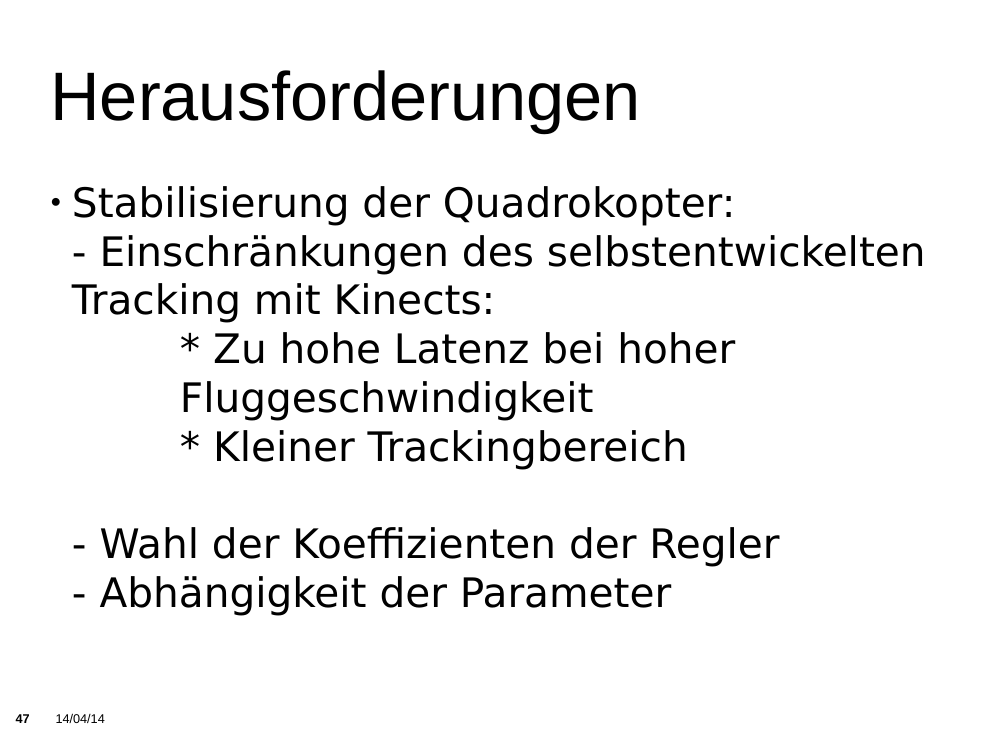
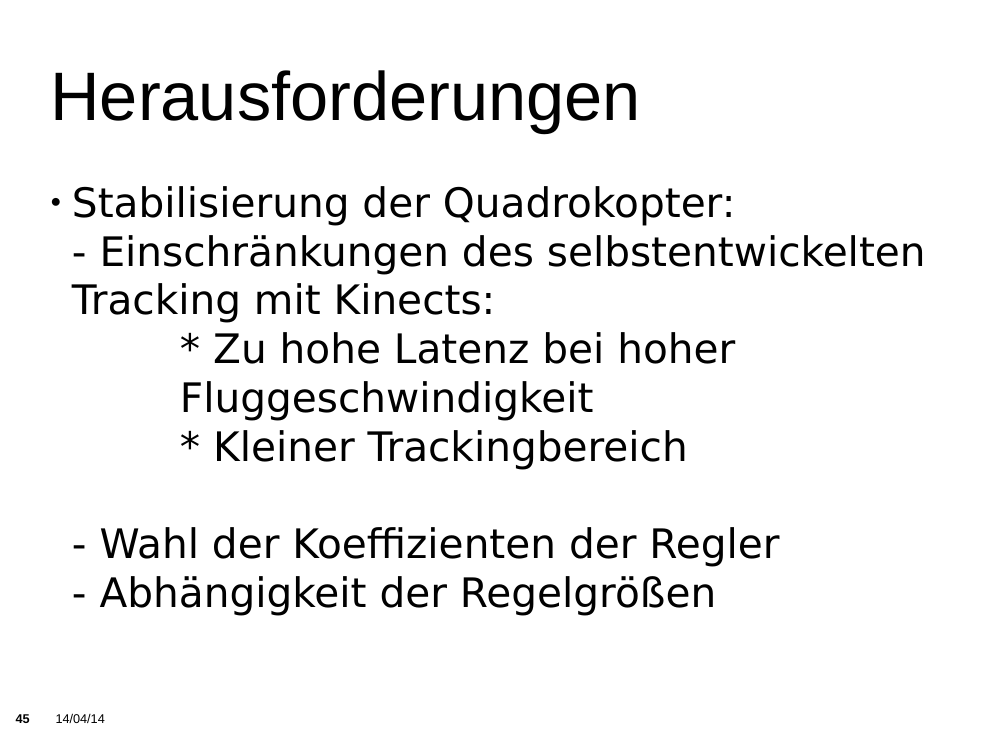
Before and after one commit to KITrokopter/Presentation, a slide deck: slide 45 of PresentationInTotal v0.1.odp (slide 47 before the commit). Drawn at 1008x756 pixels with LibreOffice and Linux fonts; fonts in the diff are those of the drawing; background and template pictures are left out. Boxes give left, top, right and bottom in pixels: in the first picture for what was removed or moved away, otherwise in the second. Text is boxed around its words. In the diff, an @@ line names an element or a change of style, - is before the commit and + after.

```diff
--- a/PresentationInTotal v0.1.odp
+++ b/PresentationInTotal v0.1.odp
@@ subtitle at <box>100,576,716,616</box>: text changed @@
-- Abhängigkeit der Parameter
+- Abhängigkeit der Regelgrößen
@@ page number at <box>16,714,30,723</box>: text changed @@
-47
+45
```
Also in this commit, not shown: 4 other slides changed, 2 slides removed.
